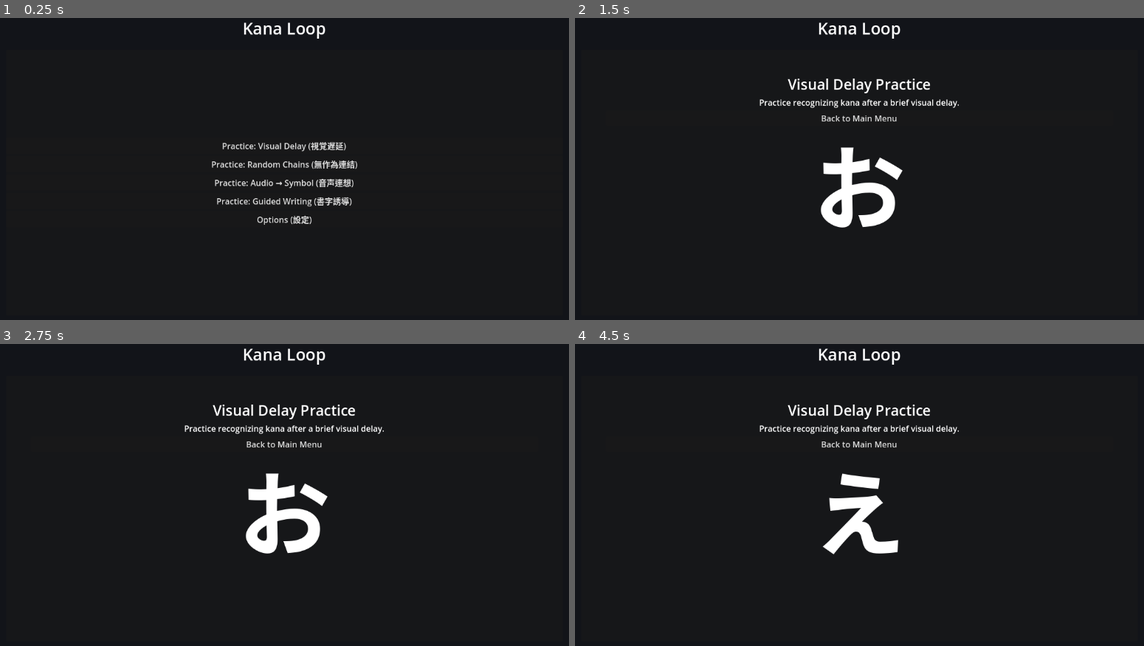
Above: before the commit, frames 1-4 (two rows, left to right).
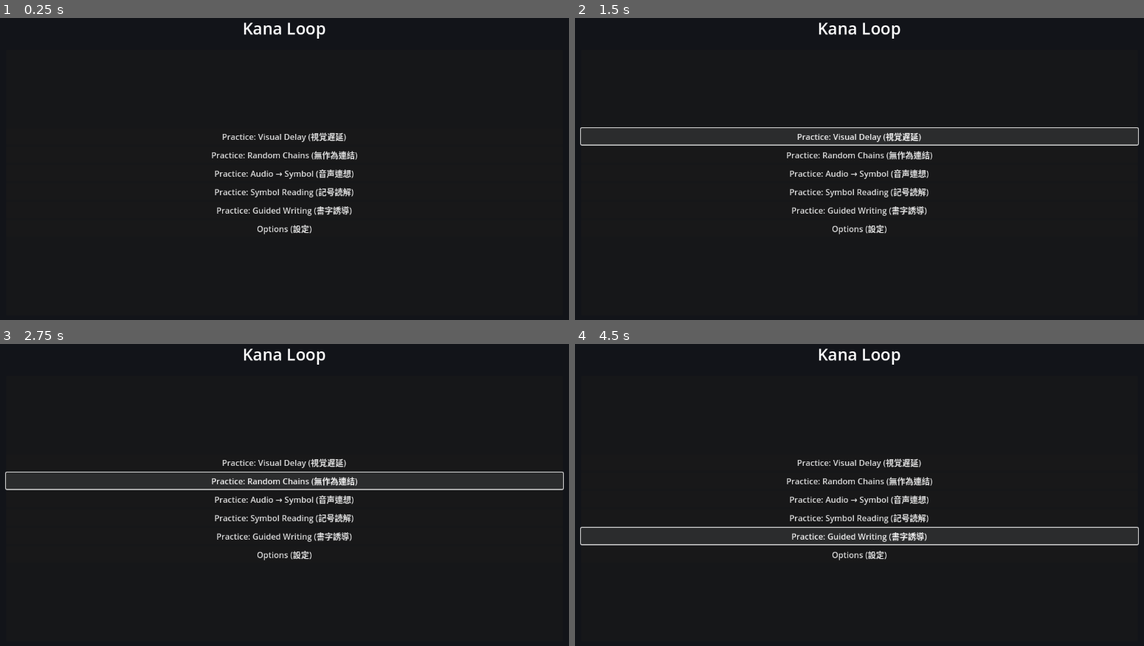
Above: after the commit, the same moments.

Repository: Salty-Scorpon/KanaLoop
Game: Godot game, scene res://KanaLoop.tscn
Same seed, same stepped clock (60 frames per second), same inputs: the game is played once before the commit and once after it.
Inputs (mouse positions are in pixels of both pictures, inside the frame that each line leads up to):
- Up to frame 1 (0.25 s): no input
- Up to frame 2 (1.5 s): click (859, 190) at 0.5 s, where only the run after the commit has a clickable "Practice: Symbol Reading (記号読…"; click "Practice: Visual Delay (視覚遅延)" at 1.25 s
- Up to frame 3 (2.75 s): click (284, 479) at 2 s, where only the run after the commit has a clickable "Practice: Random Chains (無作為連…"
- Up to frame 4 (4.5 s): click (859, 498) at 2.75 s, where only the run after the commit has a clickable "Practice: Audio → Symbol (音声連…"; tap Enter at 3.5 s; move the mouse to (990, 476) at 3.52 s; hold D 3.53-4.25 s; click (990, 476) at 3.67 s; tap Space at 3.77 s; click (859, 537) at 4.25 s, where only the run after the commit has a clickable "Practice: Guided Writing (書字誘…"

The runs differ from the first frame. In frame 1, 3.2% of the frame differs, in the area x 37-63%, y 37-72%; in frame 2, 5.3%, in the area x 0-100%, y 20-72%; in frame 3, 5.0%; in frame 4, 4.8%.
Error after the commit: Parse Error: Could not preload resource file "res://KanaReadingPractice.tscn". (res://KanaLoop/kana_loop_menu.gd:88)

Commit message:
Add symbol reading practice button

Diff:
--- a/kana-loop/KanaLoop.tscn
+++ b/kana-loop/KanaLoop.tscn
@@ -78,6 +78,11 @@
 size_flags_horizontal = 3
 text = "Practice: Audio → Symbol (音声連想)"
 
+[node name="PracticeSymbolReading" type="Button" parent="MarginContainer/VBoxContainer/PanelContainer/PageContainer/MainMenu/Menu" groups=["menu_buttons"]]
+layout_mode = 2
+size_flags_horizontal = 3
+text = "Practice: Symbol Reading (記号読解)"
+
 [node name="PracticeGuidedWriting" type="Button" parent="MarginContainer/VBoxContainer/PanelContainer/PageContainer/MainMenu/Menu" groups=["menu_buttons"]]
 layout_mode = 2
 size_flags_horizontal = 3
--- a/kana-loop/KanaLoop/kana_loop_menu.gd
+++ b/kana-loop/KanaLoop/kana_loop_menu.gd
@@ -9,6 +9,7 @@
 @onready var practice_visual_delay_button: Button = $MarginContainer/VBoxContainer/PanelContainer/PageContainer/MainMenu/Menu/PracticeVisualDelay
 @onready var practice_random_chains_button: Button = $MarginContainer/VBoxContainer/PanelContainer/PageContainer/MainMenu/Menu/PracticeRandomChains
 @onready var practice_audio_symbol_button: Button = $MarginContainer/VBoxContainer/PanelContainer/PageContainer/MainMenu/Menu/PracticeAudioSymbol
+@onready var practice_symbol_reading_button: Button = $MarginContainer/VBoxContainer/PanelContainer/PageContainer/MainMenu/Menu/PracticeSymbolReading
 @onready var practice_guided_writing_button: Button = $MarginContainer/VBoxContainer/PanelContainer/PageContainer/MainMenu/Menu/PracticeGuidedWriting
 
 @onready var vowels_toggle: CheckBox = $MarginContainer/VBoxContainer/PanelContainer/PageContainer/Options/ScrollContainer/OptionsLayout/KanaSelection/RowToggles/VowelsCheckBox
@@ -84,6 +85,7 @@
 const VISUAL_DELAY_SCENE := preload("res://KanaLoop/visual_delay.tscn")
 const RANDOM_CHAINS_SCENE := preload("res://KanaLoop/random_chains.tscn")
 const AUDIO_SYMBOL_SCENE := preload("res://KanaLoop/audio_symbol.tscn")
+const SYMBOL_READING_SCENE := preload("res://KanaReadingPractice.tscn")
 const GUIDED_WRITING_SCENE := preload("res://KanaLoop/guided_writing.tscn")
 
 func _ready() -> void:
@@ -92,6 +94,7 @@
 	practice_visual_delay_button.pressed.connect(_on_practice_visual_delay)
 	practice_random_chains_button.pressed.connect(_on_practice_random_chains)
 	practice_audio_symbol_button.pressed.connect(_on_practice_audio_symbol)
+	practice_symbol_reading_button.pressed.connect(_on_practice_symbol_reading)
 	practice_guided_writing_button.pressed.connect(_on_practice_guided_writing)
 
 	for toggle in row_toggles:
@@ -277,6 +280,9 @@
 func _on_practice_audio_symbol() -> void:
 	_open_practice_scene(AUDIO_SYMBOL_SCENE)
 
+func _on_practice_symbol_reading() -> void:
+	_open_practice_scene(SYMBOL_READING_SCENE)
+
 func _on_practice_guided_writing() -> void:
 	_open_practice_scene(GUIDED_WRITING_SCENE)
 
